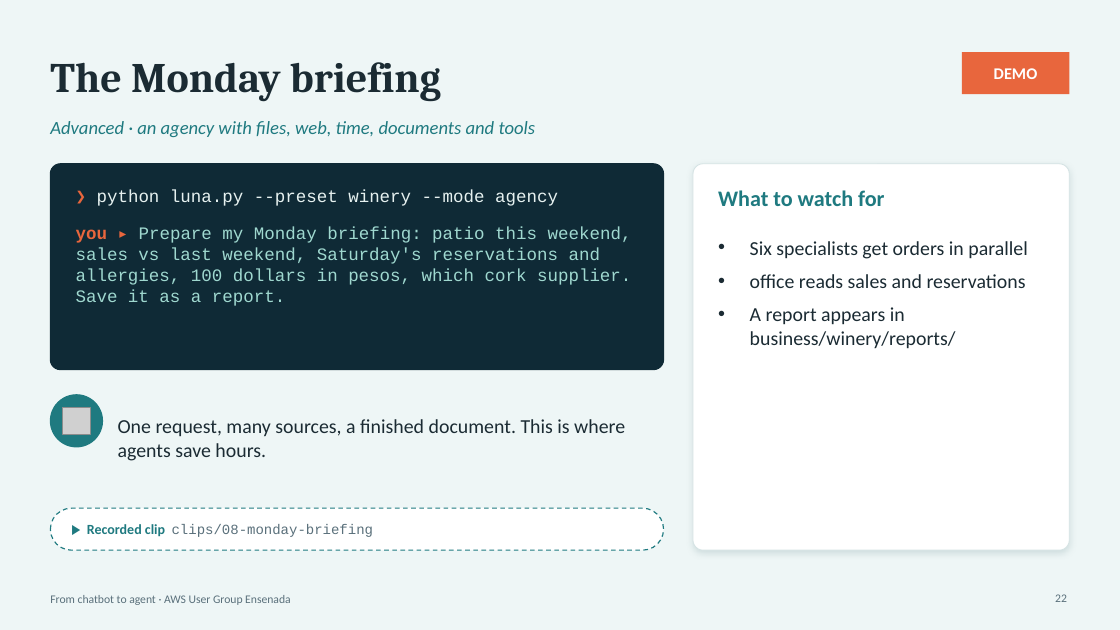
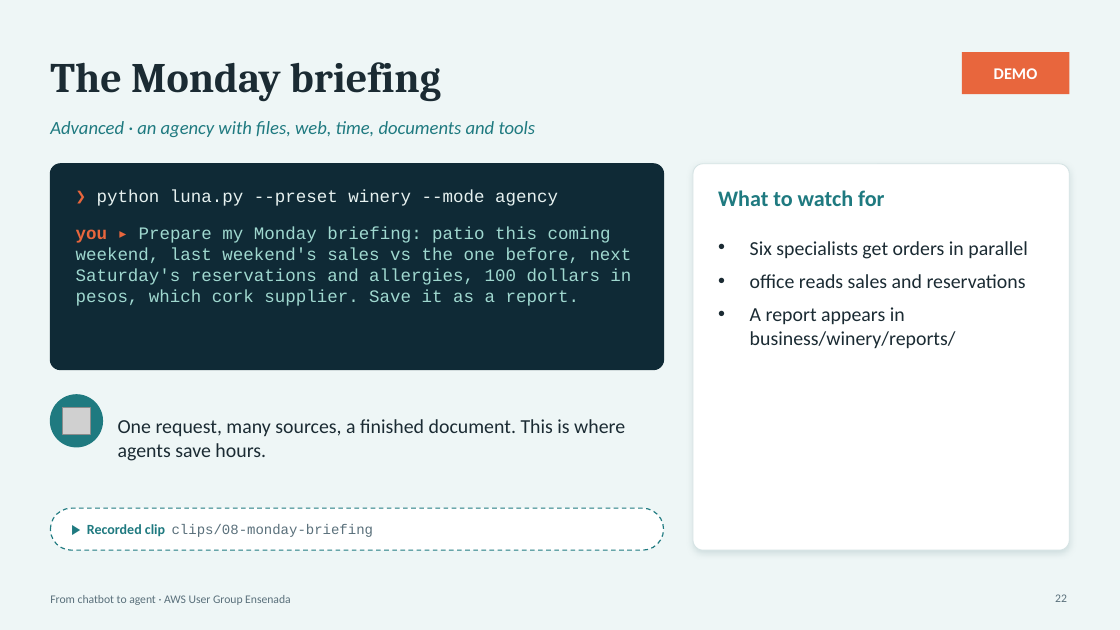
Before and after one commit to aws-ug-ensenada/claude-on-aws-ensenada, a slide deck: slide 22 of docs/slides/claude-on-aws-ensenada.pptx. Drawn at 1120x630 pixels with LibreOffice and Linux fonts; fonts in the diff are those of the drawing; grey boxes stand for pictures. Boxes give left, top, right and bottom in pixels: in the first picture for what was removed or moved away, otherwise in the second. Text is boxed around its words. In the diff, an @@ line names an element or a change of style, - is before the commit and + after.

```diff
--- a/docs/slides/claude-on-aws-ensenada.pptx
+++ b/docs/slides/claude-on-aws-ensenada.pptx
@@ text at (x1=76, y1=227, x2=632, y2=306): text changed @@
-you ▸ Prepare my Monday briefing: patio this weekend, sales vs last weekend, Saturday's reservations and allergies, 100 dollars in pesos, which cork supplier. Save it as a report.
+you ▸ Prepare my Monday briefing: patio this coming weekend, last weekend's sales vs the one before, next Saturday's reservations and allergies, 100 dollars in pesos, which cork supplier. Save it as a report.
```
Also in this commit, not shown: 2 other slides changed, 11 other files.
